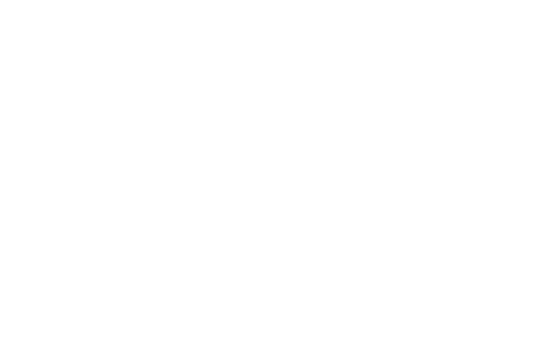
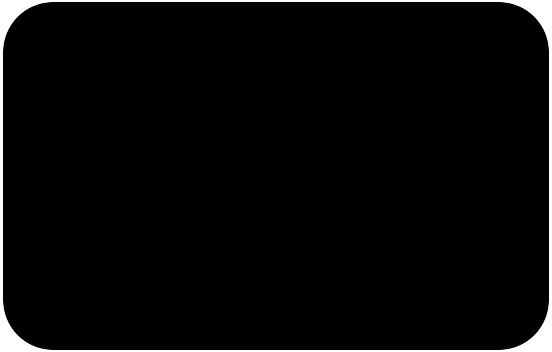
Layer changes from the first 552 x 352 image to the second:
added layer "Abgerundetes Rechteck 2" above "Abgerundetes Rechteck 1 Kopie" over <box>3,2,549,350</box>
hid "Abgerundetes Rechteck 1" over <box>3,2,549,350</box>
